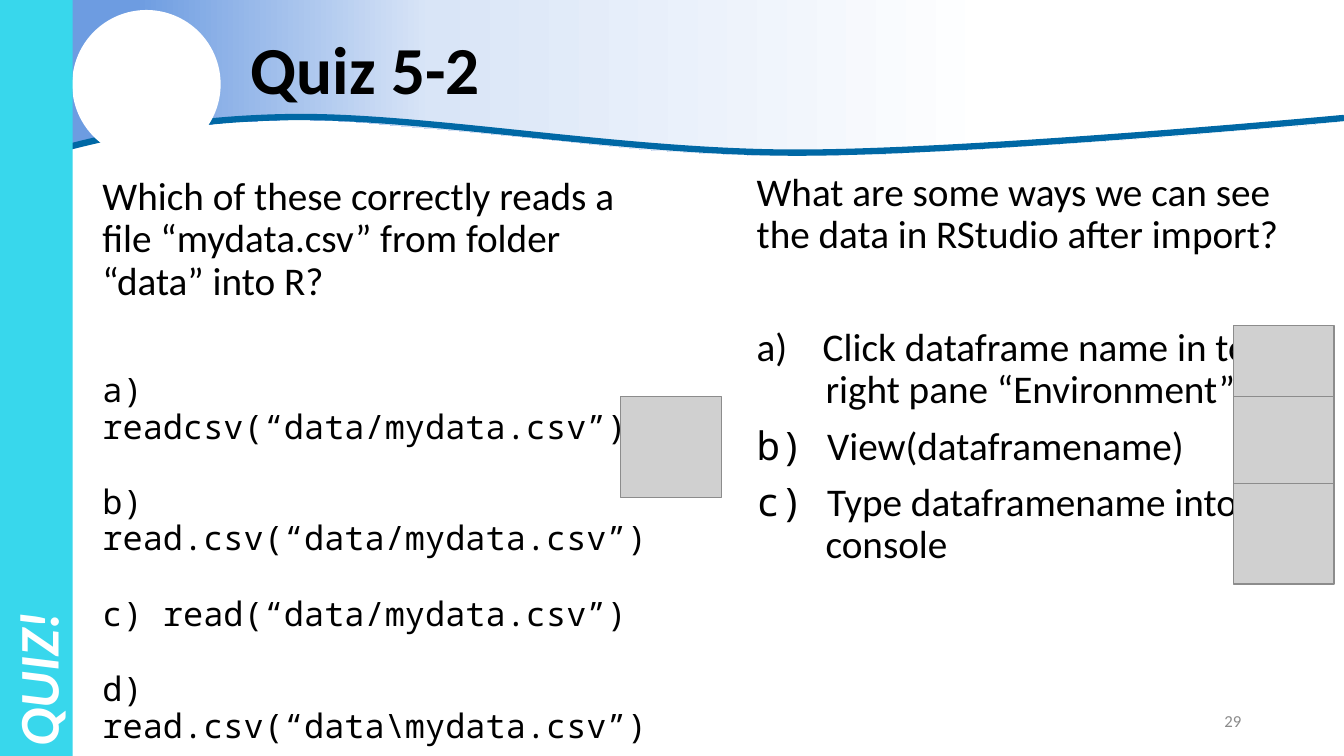
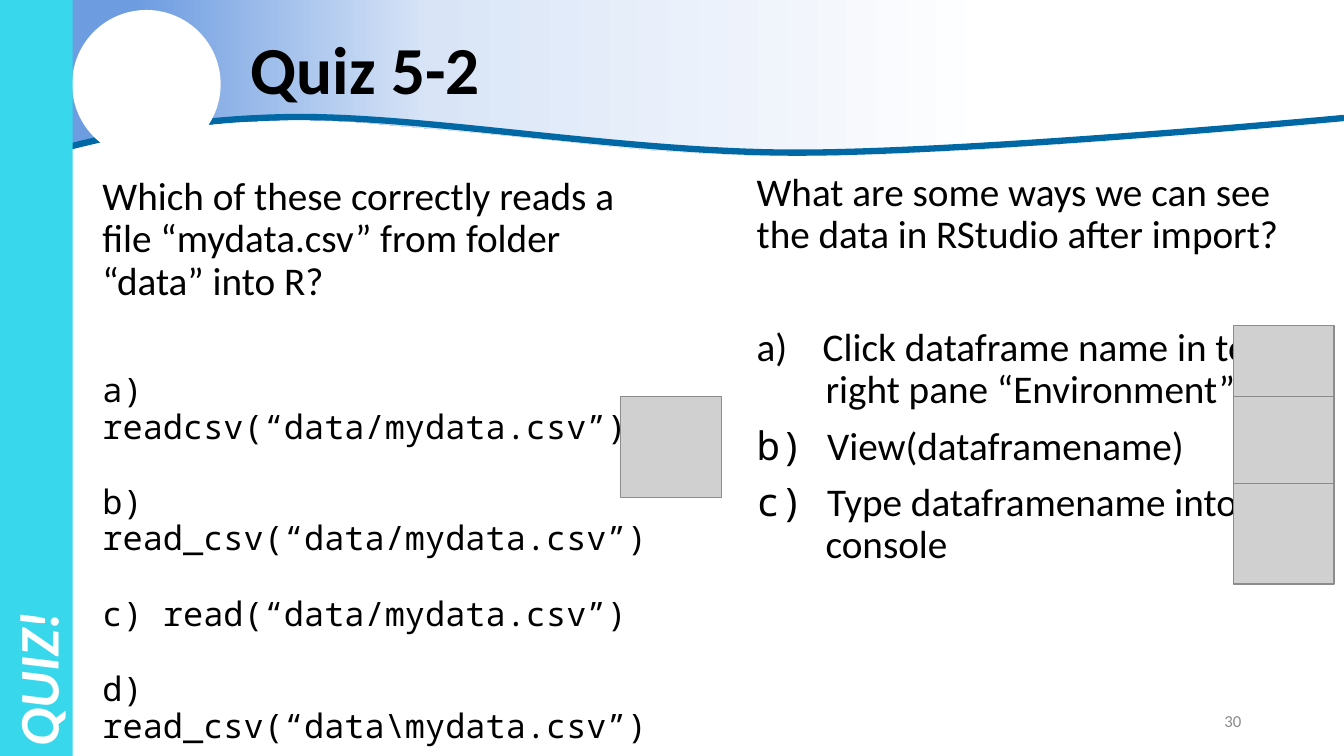
Before and after one commit to justinpriest/ADFG_R_Intro_Workshop, a slide deck: slide 30 of presentations/5 - Reading Real Data.pptx (slide 29 before the commit). Drawn at 1344x756 pixels with LibreOffice and Linux fonts; fonts in the diff are those of the drawing; grey boxes stand for pictures; background and template pictures are left out. Boxes give left, top, right and bottom in pixels: in the first picture for what was removed or moved away, otherwise in the second. Text is boxed around its words. In the diff, an @@ line names an element or a change of style, - is before the commit and + after.

```diff
--- a/presentations/5 - Reading Real Data.pptx
+++ b/presentations/5 - Reading Real Data.pptx
@@ text at <box>102,488,647,559</box>: text changed @@
-b) read.csv(“data/mydata.csv”)
+b) read_csv(“data/mydata.csv”)
@@ text at <box>102,675,647,747</box>: text changed @@
-d) read.csv(“data\mydata.csv”)
+d) read_csv(“data\mydata.csv”)
@@ page number at <box>1224,716,1241,727</box>: text changed @@
-29
+30
```
Also in this commit, not shown: 11 other slides changed, 4 slides added.
